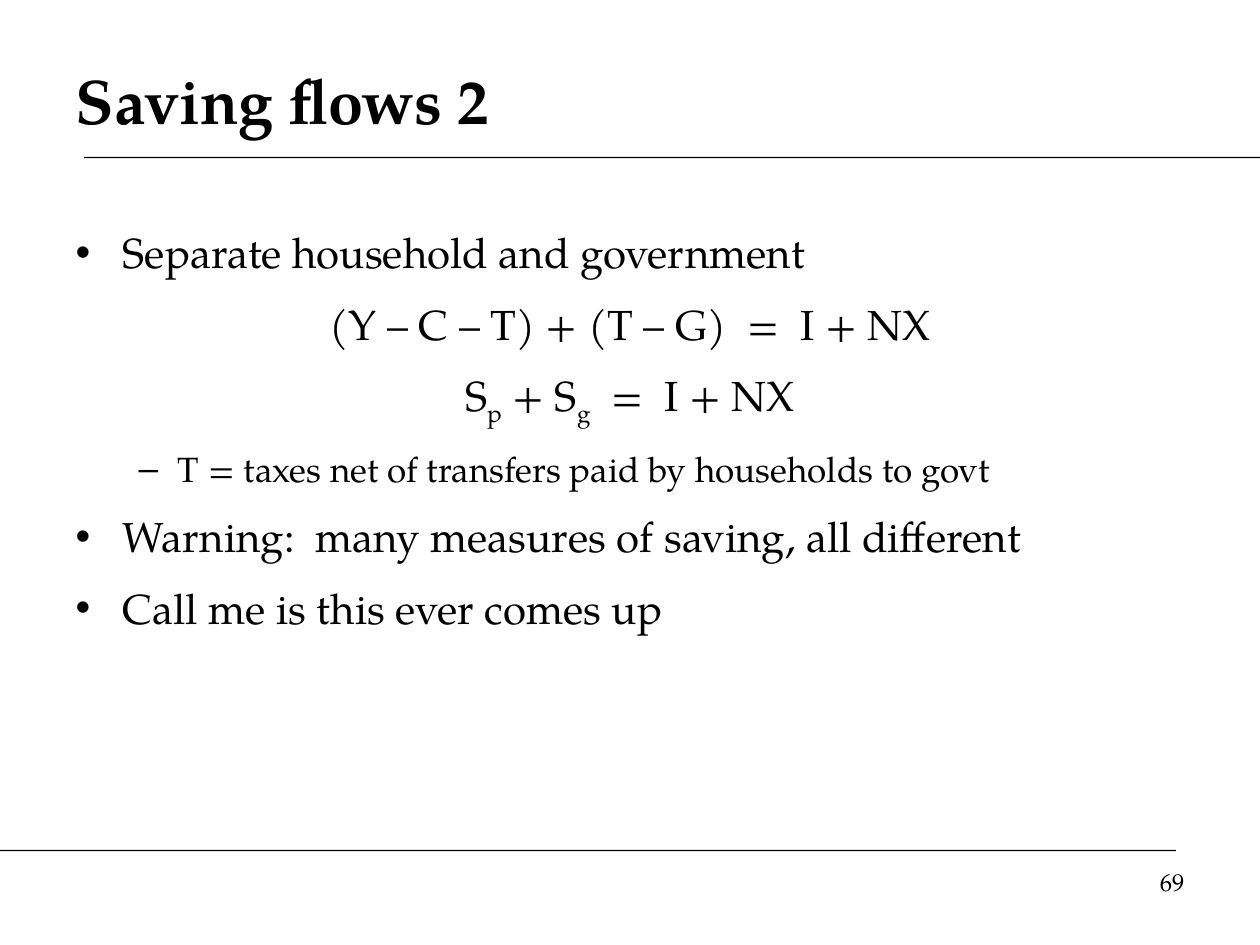
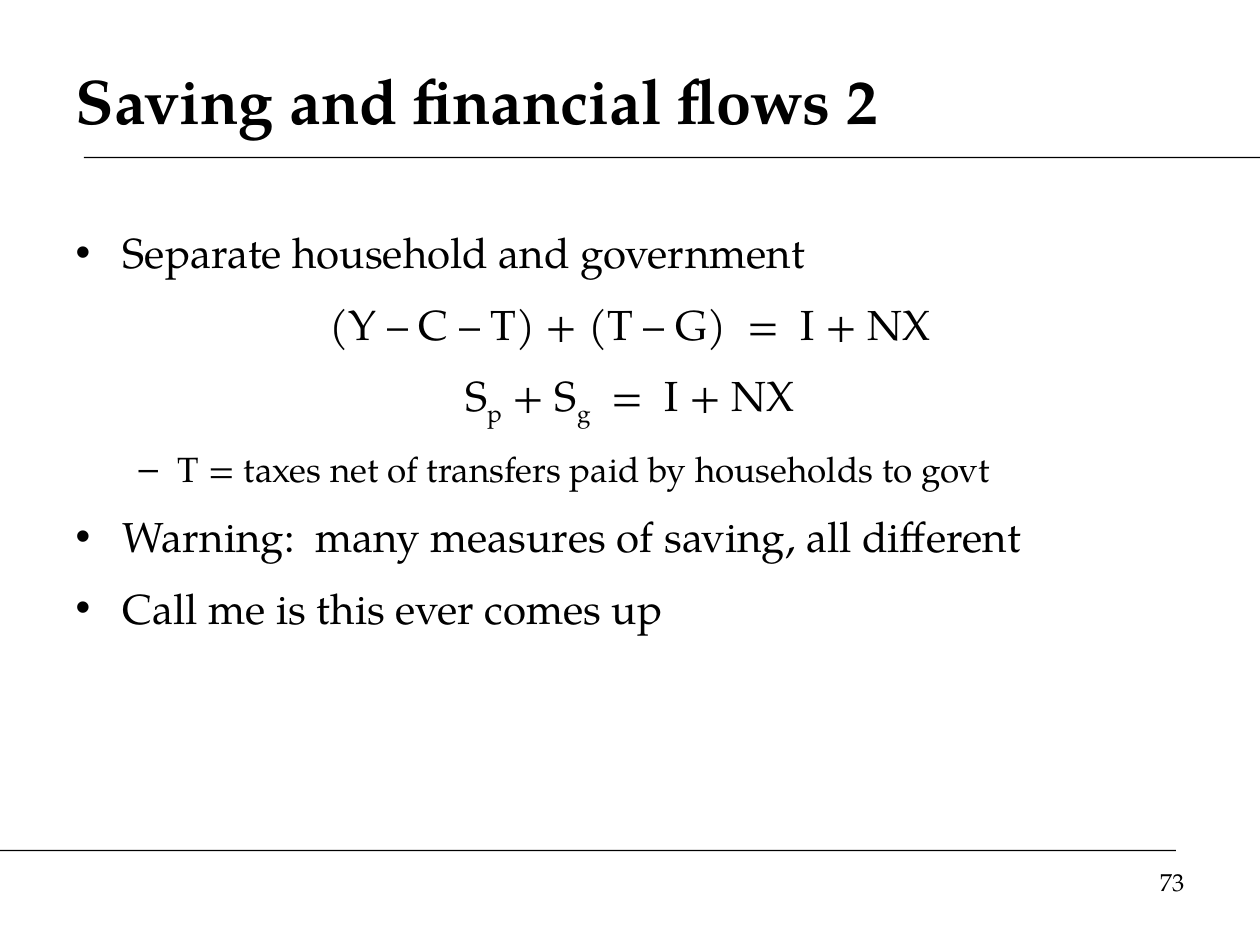
Before and after one commit to DaveBackus/Global_Economy, a slide deck: slide 73 of Slides/slides_intro_f14.pptx (slide 69 before the commit). Drawn at 1260x945 pixels with LibreOffice and Linux fonts; fonts in the diff are those of the drawing. Boxes give left, top, right and bottom in pixels: in the first picture for what was removed or moved away, otherwise in the second. Text is boxed around its words. In the diff, an @@ line names an element or a change of style, - is before the commit and + after.

```diff
--- a/Slides/slides_intro_f14.pptx
+++ b/Slides/slides_intro_f14.pptx
@@ title at (x1=76, y1=78, x2=878, y2=141): text changed @@
-Saving flows 2
+Saving and financial flows 2
@@ page number at (x1=1160, y1=874, x2=1185, y2=892): text changed @@
-69
+73
```
Also in this commit, not shown: 8 other slides changed, 3 slides added, 1 slide removed, 8 other files.
